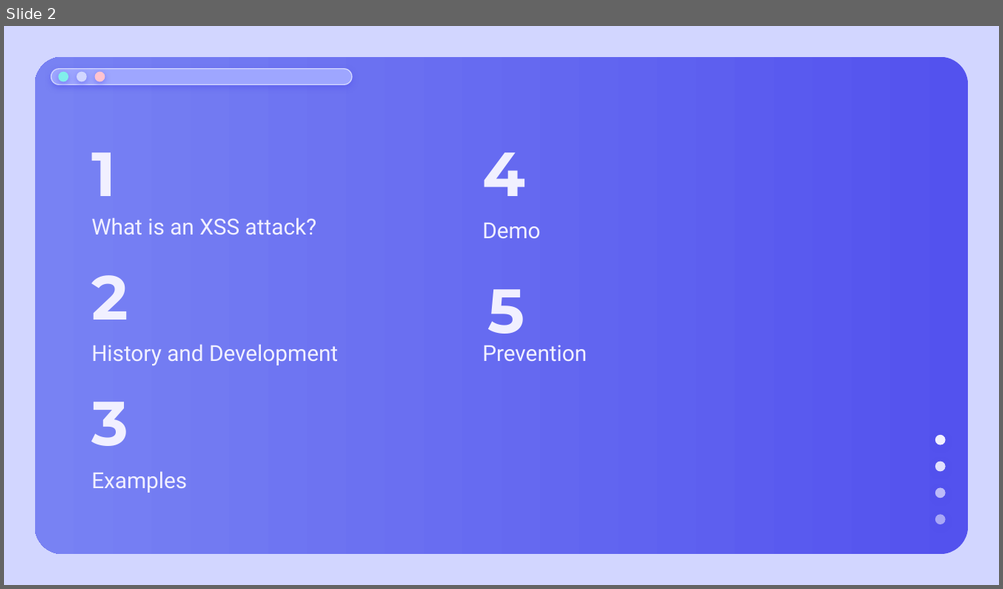
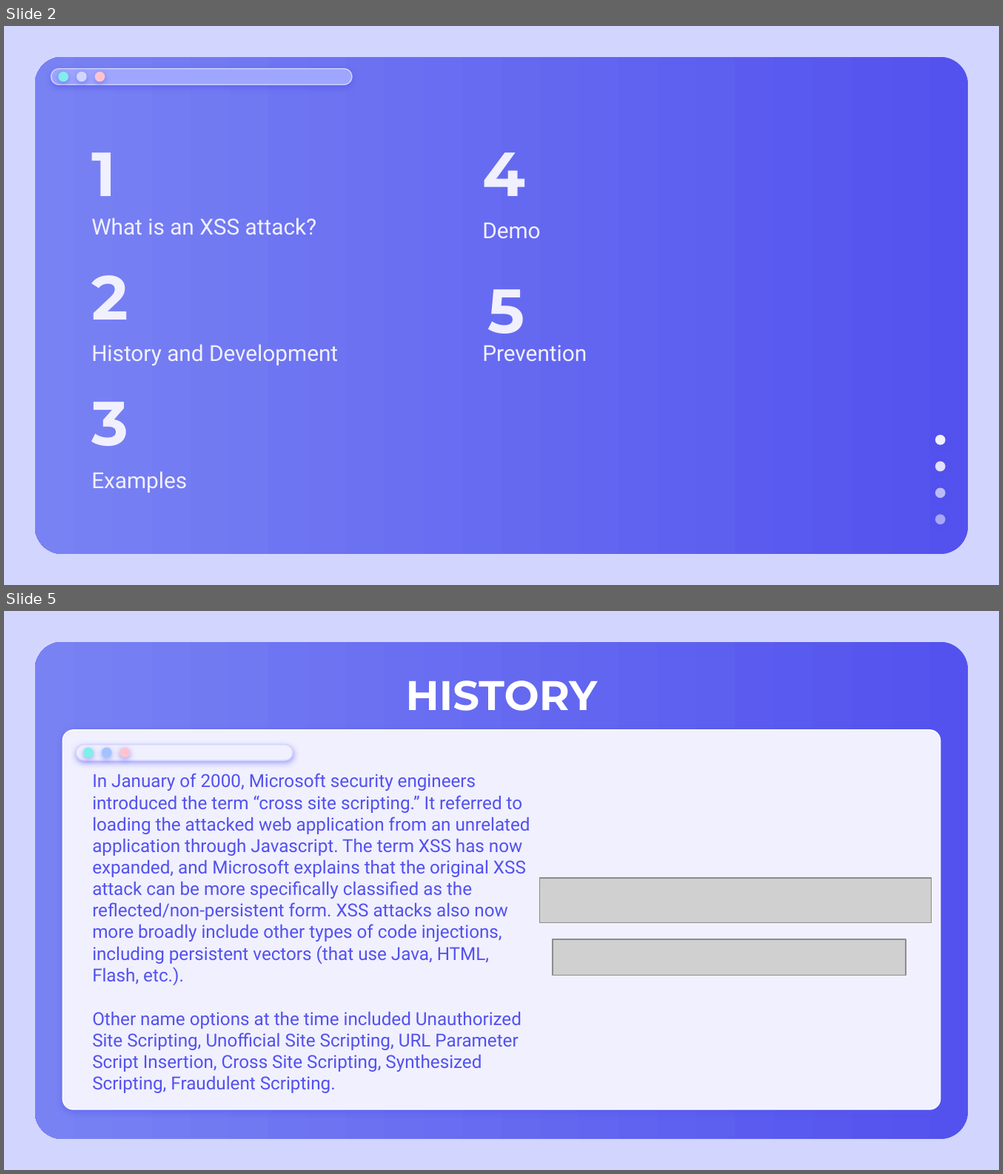
Before and after one commit to kszeto20/CyberFinalProject, a slide deck: Presentation/CyberXSSPresentation.pptx. Shown one above the other, each under a label of ours: slide 2 before the commit, slides 2 and 5 after it; the slides between them are not shown. The pictures are 1003x589 and 1003x1174 pixels, drawn with LibreOffice and Linux fonts; fonts in the diff are those of the drawing; grey boxes stand for pictures. Boxes give left, top, right and bottom in pixels: in the first picture for what was removed or moved away, otherwise in the second. Text is boxed around its words. In the diff, an @@ line names an element or a change of style, - is before the commit and + after.

```diff
--- a/Presentation/CyberXSSPresentation.pptx
+++ b/Presentation/CyberXSSPresentation.pptx
@@ slide 5 added at box(4, 611, 999, 1170), background #D2D6FF; not listed: 1 template element that a slide beside it also shows @@
@@ title added at box(406, 681, 597, 711), 30 pt, text #FFFFFF, bold @@
+HISTORY
@@ rounded rectangle added at box(62, 730, 940, 1111), fill #F1F0FF, outline #FFFFFF 0.75 pt @@
@@ group added at box(77, 744, 293, 760): 3 ellipses, 1 rounded rectangle @@
@@ text added at box(92, 773, 530, 1093), 13 pt, text #5352EE @@
+In January of 2000, Microsoft security engineers introduced the term “cross site scripting.” It referred to loading the attacked web application from an unrelated application through Javascript. The term XSS has now expanded, and Microsoft explains that the original XSS attack can be more specifically classified as the reflected/non-persistent form. XSS attacks also now more broadly include other types of code injections, including persistent vectors (that use Java, HTML, Flash, etc.).
+Other name options at the time included Unauthorized Site Scripting, Unofficial Site Scripting, URL Parameter Script Insertion, Cross Site Scripting, Synthesized Scripting, Fraudulent Scripting.
@@ picture added at box(539, 879, 931, 923) @@
@@ picture added at box(552, 940, 905, 975) @@
```
Also in this commit, not shown: 3 other slides added, 1 slide removed.
